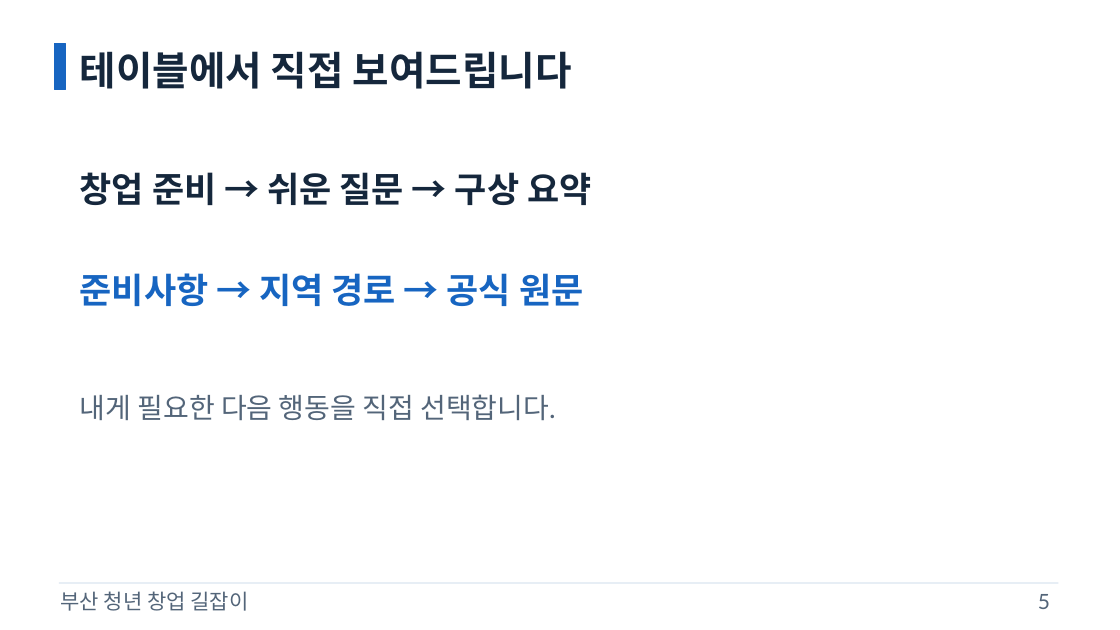
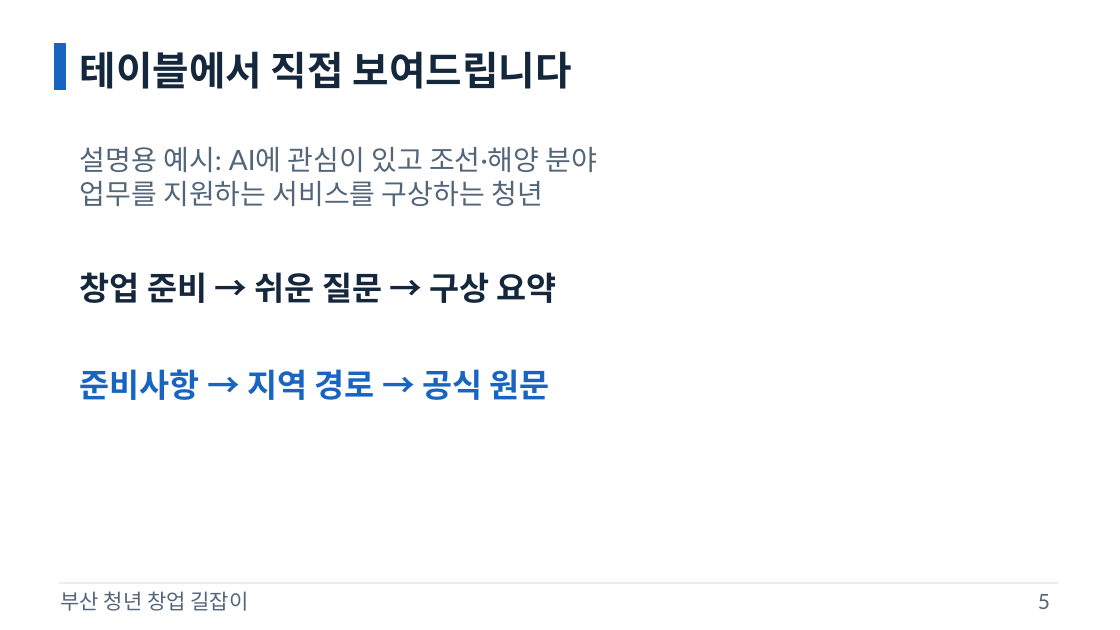
Before and after one commit to samsepi0l-1337/hackaton, a slide deck: slide 5 of docs/presentation/gil-pitch.pptx. Drawn at 1120x630 pixels with LibreOffice and Linux fonts; fonts in the diff are those of the drawing. Boxes give left, top, right and bottom in pixels: in the first picture for what was removed or moved away, otherwise in the second. Text is boxed around its words. In the diff, an @@ line names an element or a change of style, - is before the commit and + after.

```diff
--- a/docs/presentation/gil-pitch.pptx
+++ b/docs/presentation/gil-pitch.pptx
@@ text added at [80, 147, 598, 206], 24 pt, text #536579 @@
+설명용 예시: AI에 관심이 있고 조선·해양 분야
+업무를 지원하는 서비스를 구상하는 청년
@@ text "창업 준비 → 쉬운 질문 ..." at [80, 272, 557, 303]: size 30 to 28 pt @@
@@ text "창업 준비 → 쉬운 질문 ...": place and size @@
-text "창업 준비 → 쉬운 질문 ..." at [80, 172, 591, 205]
+text "창업 준비 → 쉬운 질문 ..." at [80, 272, 557, 303]
@@ text "준비사항 → 지역 경로 → ...": place and size @@
-text "준비사항 → 지역 경로 → ..." at [80, 273, 583, 306]
+text "준비사항 → 지역 경로 → ..." at [80, 369, 550, 400]
@@ text "준비사항 → 지역 경로 → ..." at [80, 369, 550, 400]: size 30 to 28 pt @@
@@ text removed at [80, 394, 555, 420] @@
-내게 필요한 다음 행동을 직접 선택합니다.
```
Also in this commit, not shown: 3 other slides changed, 4 other files.
